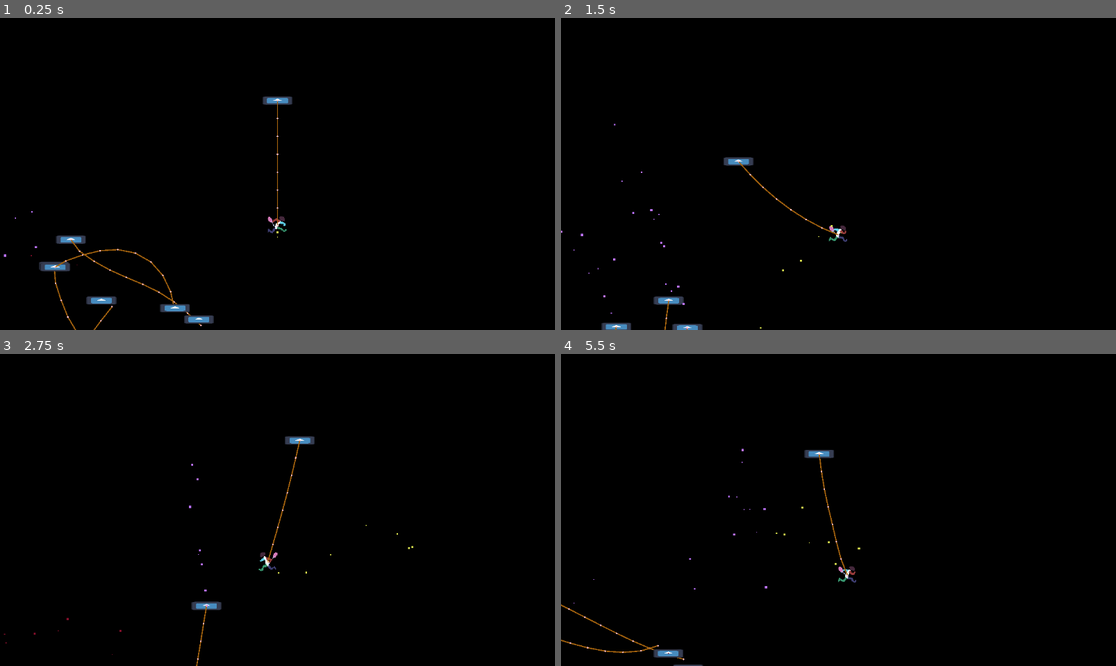
Above: before the commit, frames 1-4 (two rows, left to right).
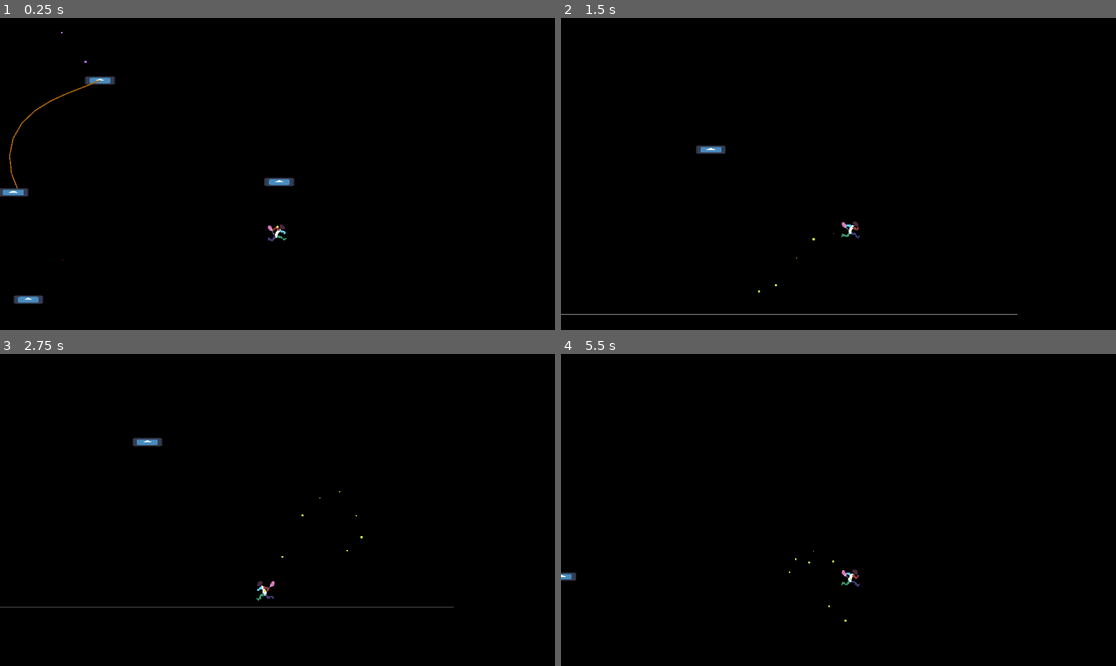
Above: after the commit, the same moments.

Repository: Cosillow/Hello_Gadot
Game: Godot game, scene res://scenes/game.tscn
Two runs of this game, one before a commit and one after it. Both use one fixed random seed, a clock stepped at 60 frames per second and the inputs below. The engine's default icon, where the game draws it, is replaced by a stand-in: a white triangle on a blue panel in a dark square.
Inputs:
- Up to frame 1 (0.25 s): no input
- Up to frame 2 (1.5 s): hold Right (move_right) from 0.53 s (still down); tap Z (jump) at 0.77 s
- Up to frame 3 (2.75 s): tap Z (jump) at 1.52 s; release Right (move_right) at 2.03 s; hold Left (move_left) from 2.03 s (still down)
- Up to frame 4 (5.5 s): release Left (move_left) at 2.78 s; hold Right (move_right) 2.78-4.28 s; tap Z (jump) at 3.02, 3.77, 4.52 s; hold Left (move_left) 4.28-5.03 s; hold Right (move_right) from 5.03 s (still down)

The runs differ from the first frame. In frame 1, 2.1% of the frame differs, in the area x 0-54%, y 4-100%; in frame 2, 1.2%; in frame 3, 1.0%; in frame 4, 0.9%.

Commit message:
OH YEAH... rope is visual. We are friends.

Diff:
--- a/scenes/SwingingPlatform.tscn
+++ b/scenes/SwingingPlatform.tscn
@@ -1,7 +1,7 @@
 [gd_scene load_steps=4 format=3 uid="uid://1xojv1oq0tpf"]
 
 [ext_resource type="Script" path="res://scripts/SwingingPlatform.gd" id="1_0nnvo"]
-[ext_resource type="PackedScene" uid="uid://bh10roc2g4e84" path="res://scenes/Platform.tscn" id="2_hgxmw"]
+[ext_resource type="PackedScene" uid="uid://bh10roc2g4e84" path="res://scenes/platform.tscn" id="2_hgxmw"]
 [ext_resource type="Script" path="res://scripts/rope.gd" id="2_rom6i"]
 
 [node name="SwingingPlatform" type="Node2D"]
--- a/scenes/game.tscn
+++ b/scenes/game.tscn
@@ -1,128 +1,26 @@
-[gd_scene load_steps=17 format=3 uid="uid://b3lv604ivlupc"]
+[gd_scene load_steps=5 format=3 uid="uid://b3lv604ivlupc"]
 
-[ext_resource type="Texture2D" uid="uid://dgx80asesftnt" path="res://first-run-animation-Sheet.png" id="1_7wfx2"]
-[ext_resource type="PackedScene" uid="uid://bh10roc2g4e84" path="res://scenes/Platform.tscn" id="1_8hn6c"]
-[ext_resource type="Script" path="res://scripts/Player.gd" id="1_jckq7"]
+[ext_resource type="PackedScene" uid="uid://bh10roc2g4e84" path="res://scenes/platform.tscn" id="1_8hn6c"]
+[ext_resource type="PackedScene" uid="uid://dfs27r521w8gb" path="res://scenes/player.tscn" id="2_r6xbm"]
 [ext_resource type="PackedScene" uid="uid://1xojv1oq0tpf" path="res://scenes/SwingingPlatform.tscn" id="4_8el7i"]
-[ext_resource type="PackedScene" uid="uid://bjxxbc7q2u1o8" path="res://scenes/rope.tscn" id="5_6ldxs"]
-
-[sub_resource type="RectangleShape2D" id="RectangleShape2D_bofo1"]
-size = Vector2(21, 32)
-
-[sub_resource type="AtlasTexture" id="AtlasTexture_uuy3t"]
-atlas = ExtResource("1_7wfx2")
-region = Rect2(0, 0, 32, 32)
-
-[sub_resource type="AtlasTexture" id="AtlasTexture_5mmgt"]
-atlas = ExtResource("1_7wfx2")
-region = Rect2(32, 0, 32, 32)
-
-[sub_resource type="AtlasTexture" id="AtlasTexture_3eitj"]
-atlas = ExtResource("1_7wfx2")
-region = Rect2(64, 0, 32, 32)
-
-[sub_resource type="AtlasTexture" id="AtlasTexture_kwf1f"]
-atlas = ExtResource("1_7wfx2")
-region = Rect2(96, 0, 32, 32)
-
-[sub_resource type="AtlasTexture" id="AtlasTexture_mt71n"]
-atlas = ExtResource("1_7wfx2")
-region = Rect2(128, 0, 32, 32)
-
-[sub_resource type="AtlasTexture" id="AtlasTexture_qw63c"]
-atlas = ExtResource("1_7wfx2")
-region = Rect2(160, 0, 32, 32)
-
-[sub_resource type="AtlasTexture" id="AtlasTexture_y4o14"]
-atlas = ExtResource("1_7wfx2")
-region = Rect2(192, 0, 32, 32)
-
-[sub_resource type="AtlasTexture" id="AtlasTexture_5e6v4"]
-atlas = ExtResource("1_7wfx2")
-region = Rect2(224, 0, 32, 32)
-
-[sub_resource type="SpriteFrames" id="SpriteFrames_wsp33"]
-animations = [{
-"frames": [{
-"duration": 1.0,
-"texture": SubResource("AtlasTexture_uuy3t")
-}, {
-"duration": 1.0,
-"texture": SubResource("AtlasTexture_5mmgt")
-}, {
-"duration": 1.0,
-"texture": SubResource("AtlasTexture_3eitj")
-}, {
-"duration": 1.0,
-"texture": SubResource("AtlasTexture_kwf1f")
-}, {
-"duration": 1.0,
-"texture": SubResource("AtlasTexture_mt71n")
-}, {
-"duration": 1.0,
-"texture": SubResource("AtlasTexture_qw63c")
-}, {
-"duration": 1.0,
-"texture": SubResource("AtlasTexture_y4o14")
-}, {
-"duration": 1.0,
-"texture": SubResource("AtlasTexture_5e6v4")
-}],
-"loop": true,
-"name": &"default",
-"speed": 10.0
-}]
 
 [sub_resource type="WorldBoundaryShape2D" id="WorldBoundaryShape2D_pf6o7"]
-distance = -38.0
+distance = -27.0
 
 [node name="Game" type="Node2D"]
 
-[node name="Player" type="CharacterBody2D" parent="."]
-unique_name_in_owner = true
-position = Vector2(258, -295.993)
-script = ExtResource("1_jckq7")
-metadata/_edit_group_ = true
+[node name="DampedSpringJoint2D" type="DampedSpringJoint2D" parent="."]
+position = Vector2(565, -182)
 
-[node name="CollisionShape2D" type="CollisionShape2D" parent="Player"]
-position = Vector2(0.5, 0)
-shape = SubResource("RectangleShape2D_bofo1")
+[node name="Player" parent="." instance=ExtResource("2_r6xbm")]
 
-[node name="Camera2D" type="Camera2D" parent="Player"]
-offset = Vector2(0, -87)
-zoom = Vector2(1.24, 1.24)
-position_smoothing_enabled = true
-position_smoothing_speed = 10.0
-
-[node name="AnimatedSprite2D" type="AnimatedSprite2D" parent="Player"]
-sprite_frames = SubResource("SpriteFrames_wsp33")
-autoplay = "default"
-frame_progress = 0.948955
-
-[node name="CPUParticles2D3" type="CPUParticles2D" parent="Player"]
-position = Vector2(0, -3.8147e-06)
-direction = Vector2(0, 1)
-spread = 2.2
-gravity = Vector2(0, 50)
-initial_velocity_min = 36.59
-initial_velocity_max = 182.93
-scale_amount_max = 4.0
-color = Color(0.858824, 0.890196, 0.309804, 1)
+[node name="Platform" parent="." instance=ExtResource("1_8hn6c")]
+position = Vector2(569, -238)
 
 [node name="Platform2" parent="." instance=ExtResource("1_8hn6c")]
-position = Vector2(225, -81)
-
-[node name="Platform" parent="." instance=ExtResource("1_8hn6c")]
-position = Vector2(258, -506)
-
-[node name="Rope" parent="Platform" node_paths=PackedStringArray("attached") instance=ExtResource("5_6ldxs")]
-ropeLength = 220.0
-constrain = 30.0
-gravityAdjustment = 40.0
-attached = NodePath("../../Player")
+position = Vector2(149, -41)
 
 [node name="Floor" type="StaticBody2D" parent="."]
-position = Vector2(0, 28)
 
 [node name="CollisionShape2D" type="CollisionShape2D" parent="Floor"]
 shape = SubResource("WorldBoundaryShape2D_pf6o7")
@@ -134,14 +32,16 @@
 default_color = Color(0.577008, 0.577008, 0.577008, 1)
 
 [node name="SwingingPlatform" parent="." instance=ExtResource("4_8el7i")]
-position = Vector2(-179, -229)
-distance = 300.0
-time = 1.0
+position = Vector2(207, -408)
+distance = 100.0
+time = 4.0
 
 [node name="SwingingPlatform2" parent="." instance=ExtResource("4_8el7i")]
 position = Vector2(-239, -273)
-distance = 400.0
+distance = 100.0
+time = 4.0
 
 [node name="SwingingPlatform3" parent="." instance=ExtResource("4_8el7i")]
 position = Vector2(-303, -227)
-distance = 500.0
+distance = 100.0
+time = 4.0
--- /dev/null
+++ b/scenes/player.tscn
@@ -0,0 +1,101 @@
+[gd_scene load_steps=13 format=3 uid="uid://dfs27r521w8gb"]
+
+[ext_resource type="Script" path="res://scripts/Player.gd" id="1_2uoyr"]
+[ext_resource type="Texture2D" uid="uid://dgx80asesftnt" path="res://first-run-animation-Sheet.png" id="2_nsle8"]
+
+[sub_resource type="RectangleShape2D" id="RectangleShape2D_bofo1"]
+size = Vector2(21, 32)
+
+[sub_resource type="AtlasTexture" id="AtlasTexture_uuy3t"]
+atlas = ExtResource("2_nsle8")
+region = Rect2(0, 0, 32, 32)
+
+[sub_resource type="AtlasTexture" id="AtlasTexture_5mmgt"]
+atlas = ExtResource("2_nsle8")
+region = Rect2(32, 0, 32, 32)
+
+[sub_resource type="AtlasTexture" id="AtlasTexture_3eitj"]
+atlas = ExtResource("2_nsle8")
+region = Rect2(64, 0, 32, 32)
+
+[sub_resource type="AtlasTexture" id="AtlasTexture_kwf1f"]
+atlas = ExtResource("2_nsle8")
+region = Rect2(96, 0, 32, 32)
+
+[sub_resource type="AtlasTexture" id="AtlasTexture_mt71n"]
+atlas = ExtResource("2_nsle8")
+region = Rect2(128, 0, 32, 32)
+
+[sub_resource type="AtlasTexture" id="AtlasTexture_qw63c"]
+atlas = ExtResource("2_nsle8")
+region = Rect2(160, 0, 32, 32)
+
+[sub_resource type="AtlasTexture" id="AtlasTexture_y4o14"]
+atlas = ExtResource("2_nsle8")
+region = Rect2(192, 0, 32, 32)
+
+[sub_resource type="AtlasTexture" id="AtlasTexture_5e6v4"]
+atlas = ExtResource("2_nsle8")
+region = Rect2(224, 0, 32, 32)
+
+[sub_resource type="SpriteFrames" id="SpriteFrames_wsp33"]
+animations = [{
+"frames": [{
+"duration": 1.0,
+"texture": SubResource("AtlasTexture_uuy3t")
+}, {
+"duration": 1.0,
+"texture": SubResource("AtlasTexture_5mmgt")
+}, {
+"duration": 1.0,
+"texture": SubResource("AtlasTexture_3eitj")
+}, {
+"duration": 1.0,
+"texture": SubResource("AtlasTexture_kwf1f")
+}, {
+"duration": 1.0,
+"texture": SubResource("AtlasTexture_mt71n")
+}, {
+"duration": 1.0,
+"texture": SubResource("AtlasTexture_qw63c")
+}, {
+"duration": 1.0,
+"texture": SubResource("AtlasTexture_y4o14")
+}, {
+"duration": 1.0,
+"texture": SubResource("AtlasTexture_5e6v4")
+}],
+"loop": true,
+"name": &"default",
+"speed": 10.0
+}]
+
+[node name="Player" type="CharacterBody2D"]
+position = Vector2(566, -183)
+script = ExtResource("1_2uoyr")
+metadata/_edit_group_ = true
+
+[node name="CollisionShape2D" type="CollisionShape2D" parent="."]
+position = Vector2(0.5, 0)
+shape = SubResource("RectangleShape2D_bofo1")
+
+[node name="AnimatedSprite2D" type="AnimatedSprite2D" parent="."]
+sprite_frames = SubResource("SpriteFrames_wsp33")
+autoplay = "default"
+frame_progress = 0.948955
+
+[node name="CPUParticles2D3" type="CPUParticles2D" parent="."]
+position = Vector2(0, -3.8147e-06)
+direction = Vector2(0, 1)
+spread = 2.2
+gravity = Vector2(0, 50)
+initial_velocity_min = 36.59
+initial_velocity_max = 182.93
+scale_amount_max = 4.0
+color = Color(0.858824, 0.890196, 0.309804, 1)
+
+[node name="Camera2D" type="Camera2D" parent="."]
+offset = Vector2(0, -87)
+zoom = Vector2(1.24, 1.24)
+position_smoothing_enabled = true
+position_smoothing_speed = 10.0
--- /dev/null
+++ b/scenes/player_rigid.gd
@@ -0,0 +1,11 @@
+extends RigidBody2D
+
+@export var thrust = Vector2(50, 0)
+
+func _integrate_forces(state: PhysicsDirectBodyState2D) -> void:
+
+	var direction = Input.get_axis("move_left", "move_right")
+	if direction:
+		state.apply_force(thrust*direction)
+	else:
+		state.apply_force(Vector2.ZERO)
--- /dev/null
+++ b/scenes/rigid_player.tscn
@@ -0,0 +1,101 @@
+[gd_scene load_steps=13 format=3 uid="uid://bjrwrl5n4ev21"]
+
+[ext_resource type="Script" path="res://scenes/player_rigid.gd" id="1_01crn"]
+[ext_resource type="Texture2D" uid="uid://dgx80asesftnt" path="res://first-run-animation-Sheet.png" id="2_yedgc"]
+
+[sub_resource type="RectangleShape2D" id="RectangleShape2D_drmvv"]
+size = Vector2(21, 32)
+
+[sub_resource type="AtlasTexture" id="AtlasTexture_uuy3t"]
+atlas = ExtResource("2_yedgc")
+region = Rect2(0, 0, 32, 32)
+
+[sub_resource type="AtlasTexture" id="AtlasTexture_5mmgt"]
+atlas = ExtResource("2_yedgc")
+region = Rect2(32, 0, 32, 32)
+
+[sub_resource type="AtlasTexture" id="AtlasTexture_3eitj"]
+atlas = ExtResource("2_yedgc")
+region = Rect2(64, 0, 32, 32)
+
+[sub_resource type="AtlasTexture" id="AtlasTexture_kwf1f"]
+atlas = ExtResource("2_yedgc")
+region = Rect2(96, 0, 32, 32)
+
+[sub_resource type="AtlasTexture" id="AtlasTexture_mt71n"]
+atlas = ExtResource("2_yedgc")
+region = Rect2(128, 0, 32, 32)
+
+[sub_resource type="AtlasTexture" id="AtlasTexture_qw63c"]
+atlas = ExtResource("2_yedgc")
+region = Rect2(160, 0, 32, 32)
+
+[sub_resource type="AtlasTexture" id="AtlasTexture_y4o14"]
+atlas = ExtResource("2_yedgc")
+region = Rect2(192, 0, 32, 32)
+
+[sub_resource type="AtlasTexture" id="AtlasTexture_5e6v4"]
+atlas = ExtResource("2_yedgc")
+region = Rect2(224, 0, 32, 32)
+
+[sub_resource type="SpriteFrames" id="SpriteFrames_tn2e2"]
+animations = [{
+"frames": [{
+"duration": 1.0,
+"texture": SubResource("AtlasTexture_uuy3t")
+}, {
+"duration": 1.0,
+"texture": SubResource("AtlasTexture_5mmgt")
+}, {
+"duration": 1.0,
+"texture": SubResource("AtlasTexture_3eitj")
+}, {
+"duration": 1.0,
+"texture": SubResource("AtlasTexture_kwf1f")
+}, {
+"duration": 1.0,
+"texture": SubResource("AtlasTexture_mt71n")
+}, {
+"duration": 1.0,
+"texture": SubResource("AtlasTexture_qw63c")
+}, {
+"duration": 1.0,
+"texture": SubResource("AtlasTexture_y4o14")
+}, {
+"duration": 1.0,
+"texture": SubResource("AtlasTexture_5e6v4")
+}],
+"loop": true,
+"name": &"default",
+"speed": 10.0
+}]
+
+[node name="RigidPlayer" type="RigidBody2D"]
+position = Vector2(397, 74)
+script = ExtResource("1_01crn")
+thrust = Vector2(450, 0)
+metadata/_edit_group_ = true
+
+[node name="CollisionShape2D" type="CollisionShape2D" parent="."]
+position = Vector2(0.5, 0)
+shape = SubResource("RectangleShape2D_drmvv")
+
+[node name="AnimatedSprite2D" type="AnimatedSprite2D" parent="."]
+sprite_frames = SubResource("SpriteFrames_tn2e2")
+autoplay = "default"
+
+[node name="CPUParticles2D3" type="CPUParticles2D" parent="."]
+position = Vector2(0, -3.8147e-06)
+direction = Vector2(0, 1)
+spread = 2.2
+gravity = Vector2(0, 50)
+initial_velocity_min = 36.59
+initial_velocity_max = 182.93
+scale_amount_max = 4.0
+color = Color(0.858824, 0.890196, 0.309804, 1)
+
+[node name="Camera2D" type="Camera2D" parent="."]
+offset = Vector2(0, -87)
+zoom = Vector2(1.24, 1.24)
+position_smoothing_enabled = true
+position_smoothing_speed = 10.0
--- /dev/null
+++ b/scenes/test_scene_spring.tscn
@@ -0,0 +1,35 @@
+[gd_scene load_steps=5 format=3 uid="uid://b1iw8hn81mj0w"]
+
+[ext_resource type="Texture2D" uid="uid://c5qd8de4d3ab1" path="res://icon.svg" id="1_82kyp"]
+[ext_resource type="PackedScene" uid="uid://bjrwrl5n4ev21" path="res://scenes/rigid_player.tscn" id="1_j1xu6"]
+[ext_resource type="PackedScene" uid="uid://bjxxbc7q2u1o8" path="res://scenes/rope.tscn" id="4_51orl"]
+
+[sub_resource type="RectangleShape2D" id="RectangleShape2D_hbe1n"]
+size = Vector2(124, 122)
+
+[node name="Node2D" type="Node2D"]
+
+[node name="RigidPlayer" parent="." instance=ExtResource("1_j1xu6")]
+
+[node name="StaticBody2D2" type="StaticBody2D" parent="."]
+position = Vector2(400, -100)
+
+[node name="Sprite2D" type="Sprite2D" parent="StaticBody2D2"]
+texture = ExtResource("1_82kyp")
+
+[node name="CollisionShape2D2" type="CollisionShape2D" parent="StaticBody2D2"]
+shape = SubResource("RectangleShape2D_hbe1n")
+
+[node name="Rope" parent="StaticBody2D2" node_paths=PackedStringArray("attached") instance=ExtResource("4_51orl")]
+ropeLength = 175.0
+constrain = 6.0
+gravityAdjustment = 30.0
+attached = NodePath("../../RigidPlayer")
+
+[node name="PinJoint2D" type="PinJoint2D" parent="StaticBody2D2"]
+node_a = NodePath("..")
+node_b = NodePath("../../RigidPlayer")
+softness = 5.0
+angular_limit_enabled = true
+angular_limit_lower = -0.698132
+angular_limit_upper = 0.698132
--- a/scripts/Player.gd
+++ b/scripts/Player.gd
@@ -8,7 +8,15 @@
 var gravity = ProjectSettings.get_setting("physics/2d/default_gravity")
 @onready var animated_sprite = $AnimatedSprite2D
 
+var TEST = 10
+
+
+
 func _physics_process(delta):
+	TEST -= 1
+
+	if TEST>0:print(velocity)
+
 	# Add the gravity.
 	if not is_on_floor():
 		velocity.y += gravity * delta
--- a/scripts/rope.gd
+++ b/scripts/rope.gd
@@ -47,7 +47,7 @@
 		_point_count = int(ceil(ropeLength / constrain))
 		call_deferred("_ready")
 @export var tightness: int = 100 ## constraint iterations (a ratio more iterations will be applied if rope exceeds length)
-@export_range(1, 9999999, 1, "or_greater") var constrain: float = 1 : ## distance between points (must be < ropeLength)
+@export_range(1, 9999999, 1, "or_greater") var constrain: float = 2 : ## distance between points (must be < ropeLength)
 	set(val):
 		if val == constrain:
 			return
@@ -61,7 +61,7 @@
 @export_range(0.1, 0.9, .01) var dampening: float = 0.9
 @export var color: Color = Color(0.648, 0.389, 0.056)
 @export_range(1, 9999999, 1, "or_greater") var width: float = 2
-@export var attached: CharacterBody2D = null :
+@export var attached: Node2D = null :
 	set(val):
 		attached = val
 		update_configuration_warnings()
@@ -119,10 +119,12 @@
 	assert(_is_attached_processed_first())
 
 	self.position = Vector2.ZERO # THIS WOKRS... but why does local pos change when new parent??
+	set_start(_parent_cache.position)
 	_update_points(delta)
 
-	# allow children to affect rope before constraints
-	_update_new_endpoint(delta)
+	# allow attached to affect rope before constraints
+	if attached:
+		_endpoint = attached.position
 
 	# tighten rope more if it exceeds ropeLength
 	var distSq = _pos[0].distance_squared_to(_endpoint)
@@ -131,10 +133,11 @@
 	for i in iterations:
 		_update_constrain()
 
-	set_start(_parent_cache.position)
+	# visually reattach endpoint to node
+	if attached:
+		_endpoint = attached.position
+
 	_update_children()
-	if attached:
-		attached.position = _endpoint
 	queue_redraw()
 
 func _notification(what):
@@ -148,34 +151,6 @@
 func set_start(p:Vector2) -> void:
 	_pos[0] = p
 	_pos_prev[0] = p
-
-func _update_new_endpoint(delta) -> void:
-	# editor does not agree that the inputs below exist
-	if not attached or Engine.is_editor_hint(): return
-	# TODO: may need to work on the ratio (may or may not want y to affect)
-	# TODO: DEFINITELY need to increase the x velocity based on if the player is being assisted by the rope
-	#		I could tell this via the `Input.get_axis` and where the player is based on the previous point
-	# TODO: THIS SHOULD BE AFFECTING THE PLAYERS VELOCITY RIGHT?? SO THAT IT CAN GAIN MOMENTUM WITH A JUMP OFF THE ROPE?
-	# TODO IDEA: I think I can get hit upward by platforms if I let the endpoint be affected by my y pos/velocity
-
-	var direction: float = Input.get_axis("move_left", "move_right")
-	if direction or attached.get_last_slide_collision() or attached.is_on_floor():
-		var rope_assistance := Vector2.ZERO
-		#var attat_left_of_rope: bool = attached.global_position.x < global_position.x
-		#if (attat_left_of_rope and direction == 1) or (not attat_left_of_rope and direction == -1):
-		rope_assistance = (_endpoint - _pos_prev[_point_count-1]) #* direction
-			#print(_endpoint - _pos_prev[_point_count-1], rope_assistance)
-		if (_endpoint - _pos_prev[_point_count-1]).x < 0:
-			print(_pos_prev[_point_count-1], _endpoint)
-		_pos_prev[_point_count-1] = _endpoint
-		_endpoint = attached.position #+ (attached.velocity.x * delta)/2
-		_endpoint += rope_assistance
-		#_endpoint.x += (attached.velocity.x * delta)/2
-		#var velocity = (attached.position - _endpoint) #* dampening
-		#_endpoint.x += velocity.x
-		#_endpoint.y += _gravity.y * delta
-
-
 
 func _update_children() -> void:
 	for c in get_children():
@@ -218,5 +193,5 @@
 func _draw() -> void:
 	var rope := finalPosition
 	draw_polyline(rope, color, float(width))
-	for p in rope:
-		draw_circle(p, width/1.5, "pink")
+	#for p in rope:
+		#draw_circle(p, width/1.5, "pink")
Renamed: scenes/Platform.tscn -> scenes/platform.tscn
Not shown, added: clips/pretty_good_swing.avi
Not shown, added: clips/swinging_circle.avi
